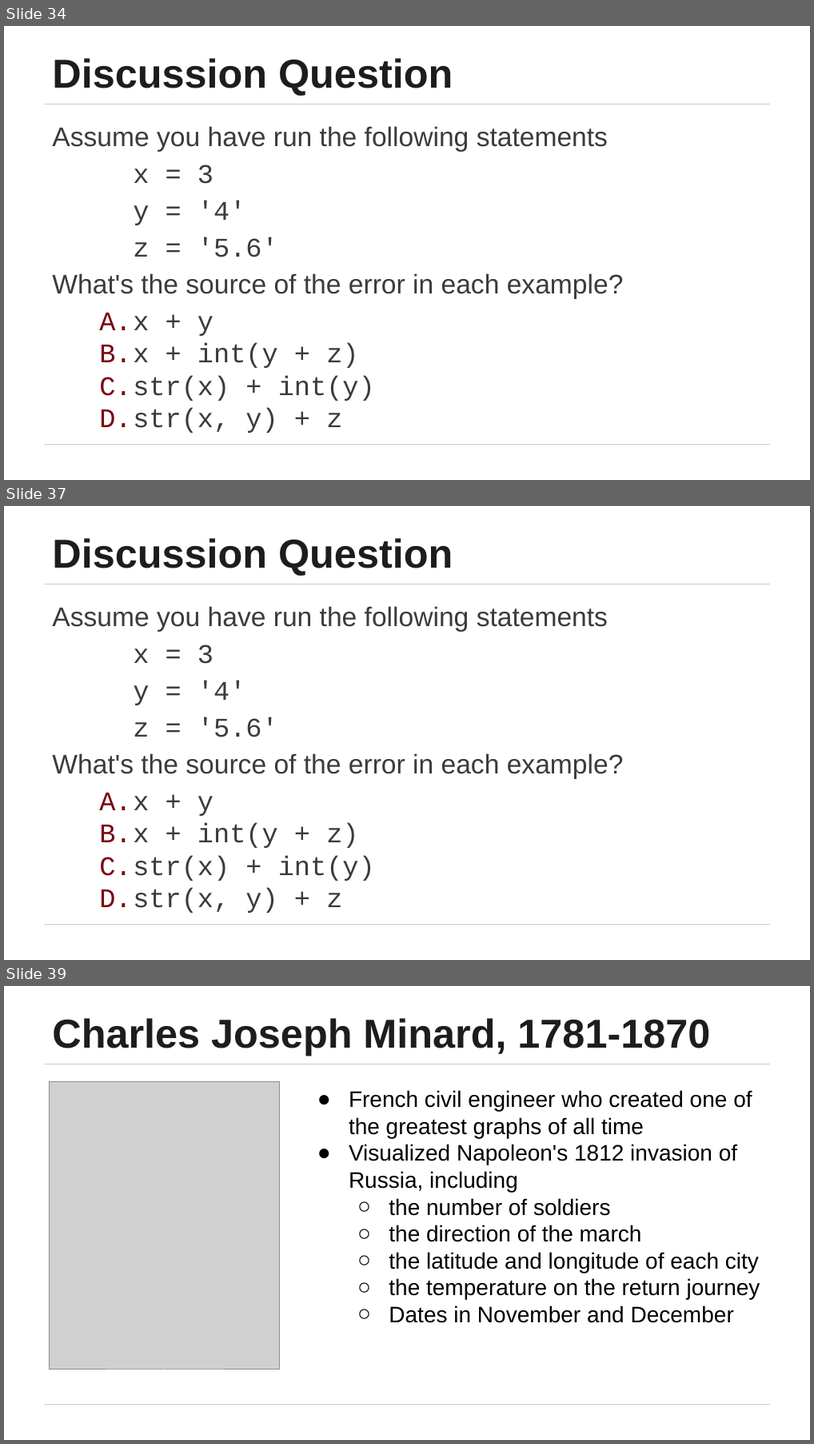
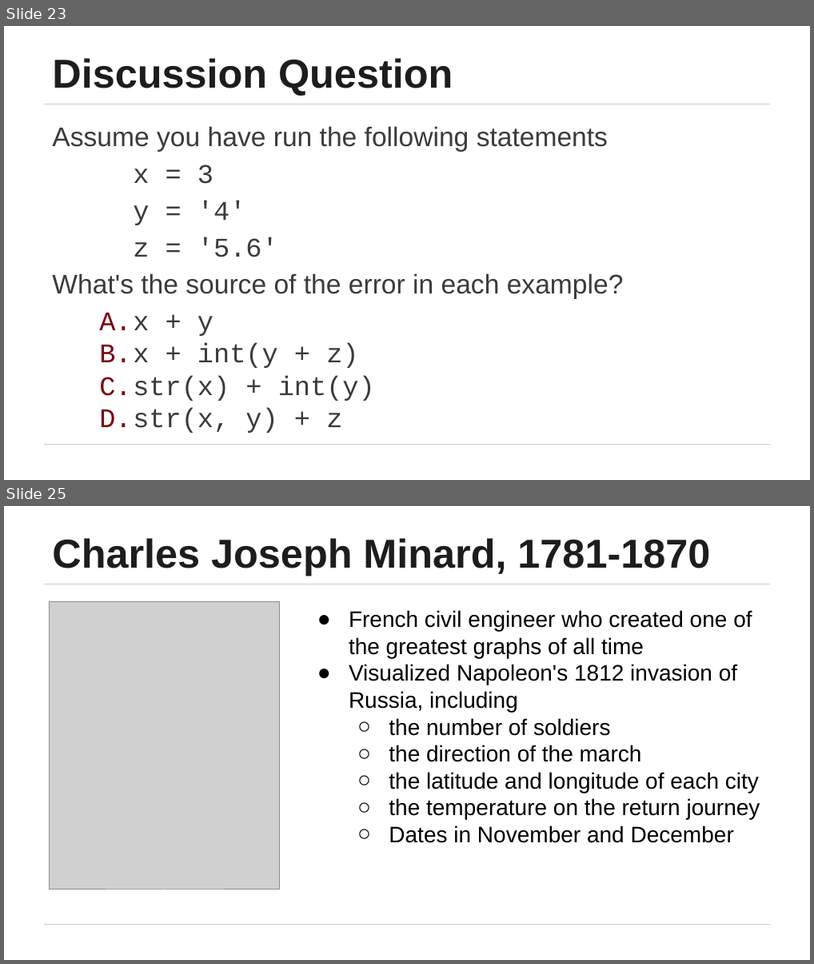
Before and after one commit to stat108ds/current-CS108, a slide deck: modules/module 2/module 2.pptx. Shown one above the other, each under a label of ours: slides 34, 37 and 39 before the commit, slides 23 and 25 after it; the slides between them are not shown. The pictures are 814x1444 and 814x964 pixels, drawn with LibreOffice and Linux fonts; fonts in the diff are those of the drawing; grey boxes stand for pictures. Boxes give left, top, right and bottom in pixels: in the first picture for what was removed or moved away, otherwise in the second. Text is boxed around its words. In the diff, an @@ line names an element or a change of style, - is before the commit and + after.

```diff
--- a/modules/module 2/module 2.pptx
+++ b/modules/module 2/module 2.pptx
@@ slide 37 removed at (4,506,810,960), background #FFFFFF; not listed: 2 template elements that a slide beside it also shows @@
@@ title removed at (52,538,453,575) @@
-Discussion Question
@@ text removed at (52,606,624,912) @@
-Assume you have run the following statements
-x = 3
-y = '4'
-z = '5.6'
-What's the source of the error in each example?
-A. x + y
-B. x + int(y + z)
-C. str(x) + int(y)
-D. str(x, y) + z
@@ what was slide 34 is now slide 23 @@
@@ what was slide 39 is now slide 25 @@
```
Also in this commit, not shown: 1 slide changed, 13 other slides removed, 23 other files.
